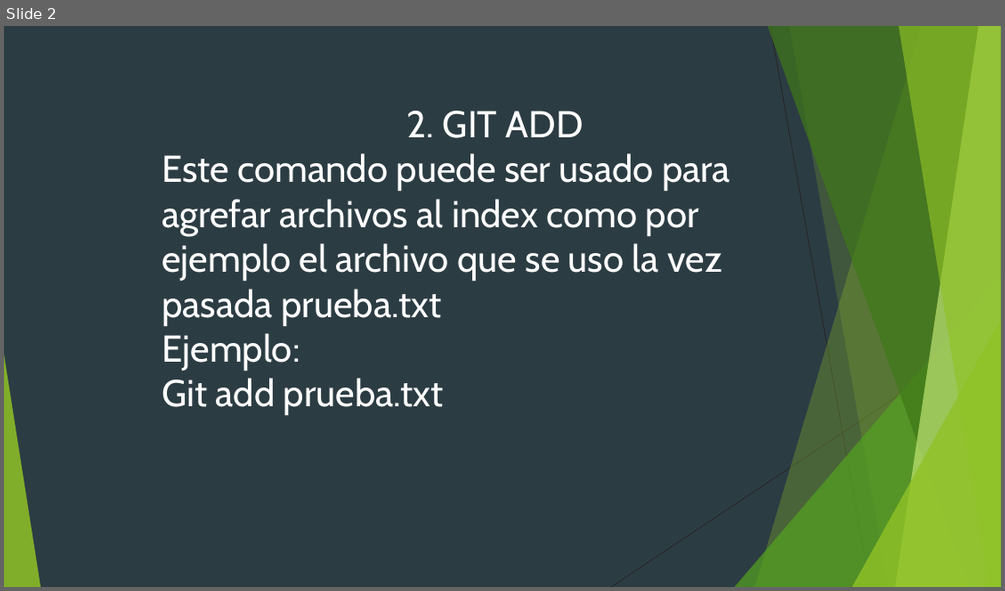
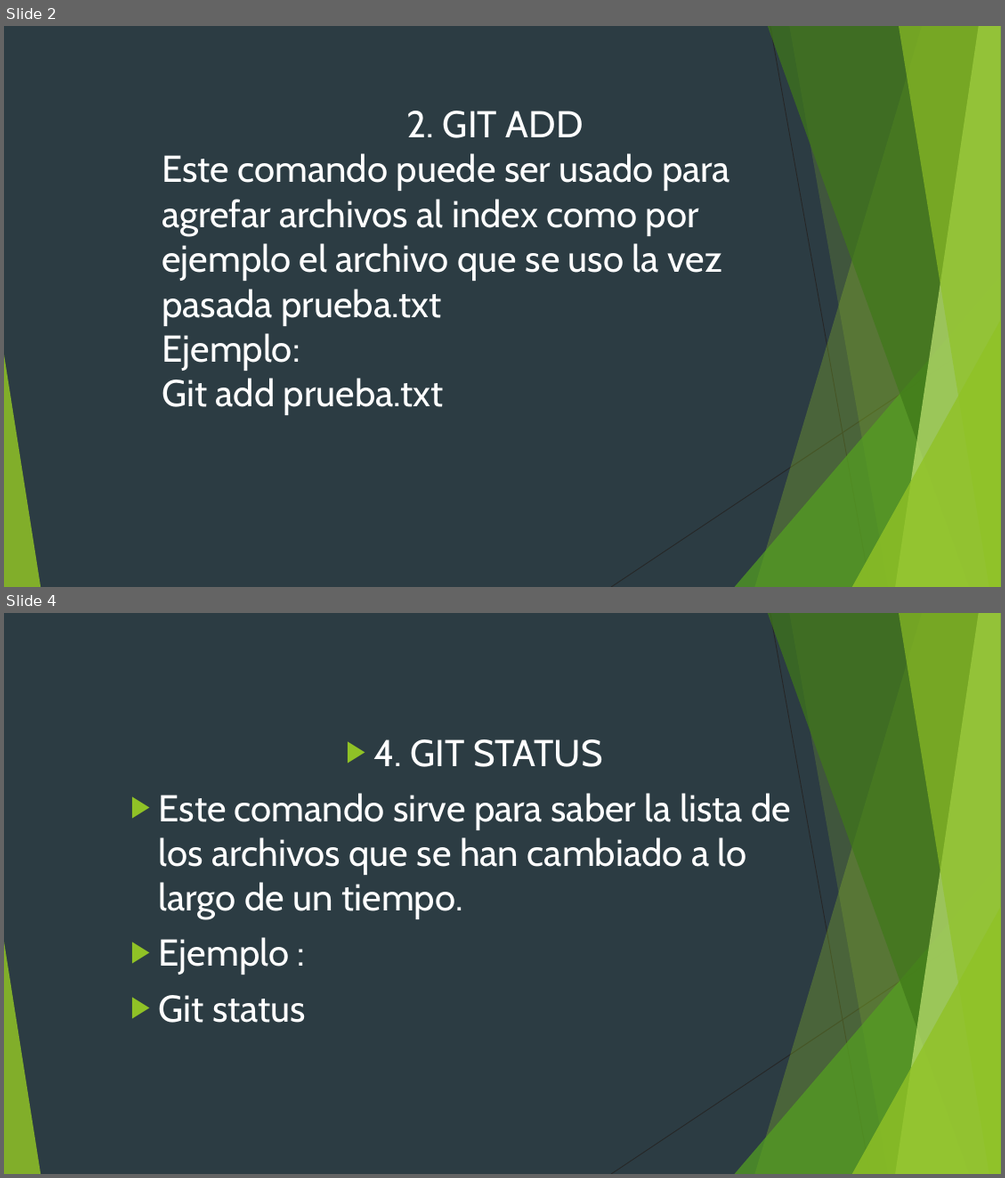
Before and after one commit to Wocinco/tareaAnalisiss, a slide deck: tarea.pptx. Shown one above the other, each under a label of ours: slide 2 before the commit, slides 2 and 4 after it; the slides between them are not shown. The pictures are 1005x591 and 1005x1178 pixels, drawn with LibreOffice and Linux fonts; fonts in the diff are those of the drawing. Boxes give left, top, right and bottom in pixels: in the first picture for what was removed or moved away, otherwise in the second. Text is boxed around its words. In the diff, an @@ line names an element or a change of style, - is before the commit and + after.

Commit message:
esto es para la version4

```diff
--- a/tarea.pptx
+++ b/tarea.pptx
@@ slide 4 added at (4,613,1001,1174), background #2C3C43; not listed: 10 template elements that a slide beside it also shows @@
@@ text added at (159,739,791,1022), 36 pt, text #FFFFFF @@
+▶ 4. GIT STATUS
+▶ Este comando sirve para saber la lista de los archivos que se han cambiado a lo largo de un tiempo.
+▶ Ejemplo :
+▶ Git status
```
Also in this commit, not shown: 1 slide changed.
